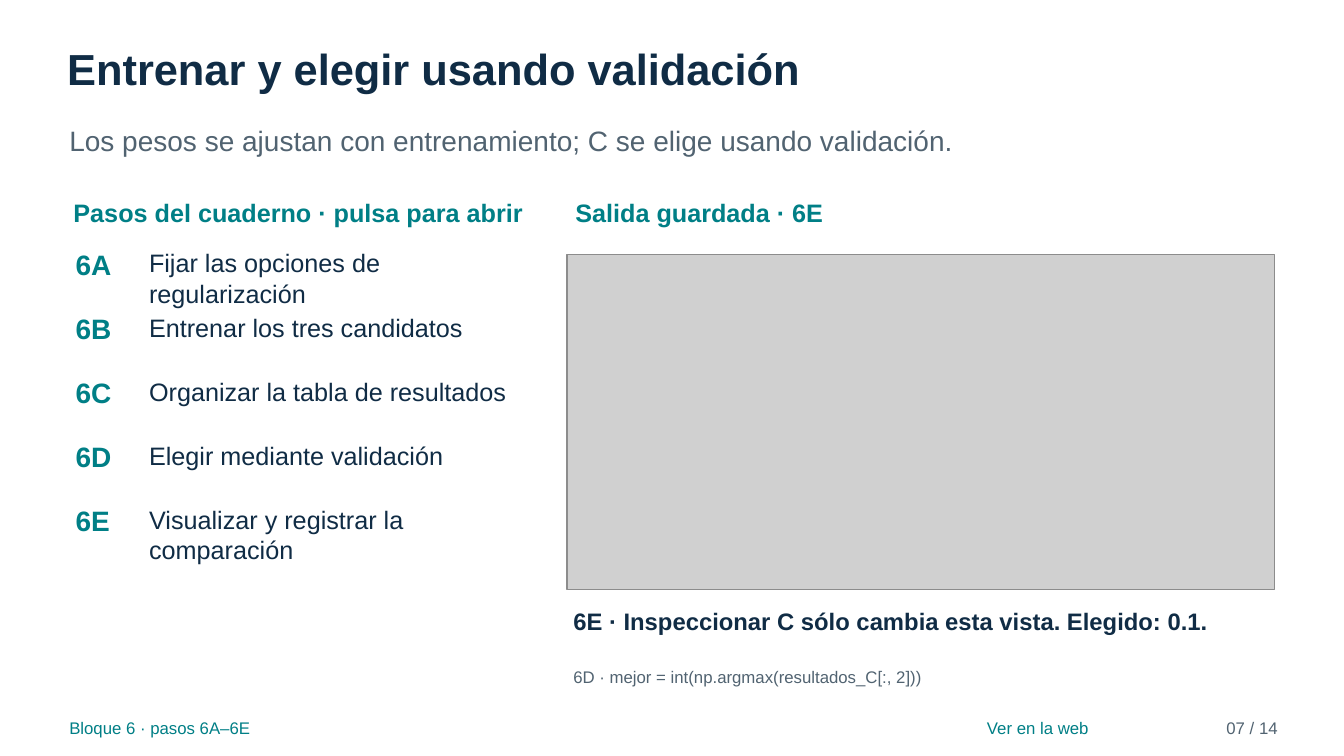
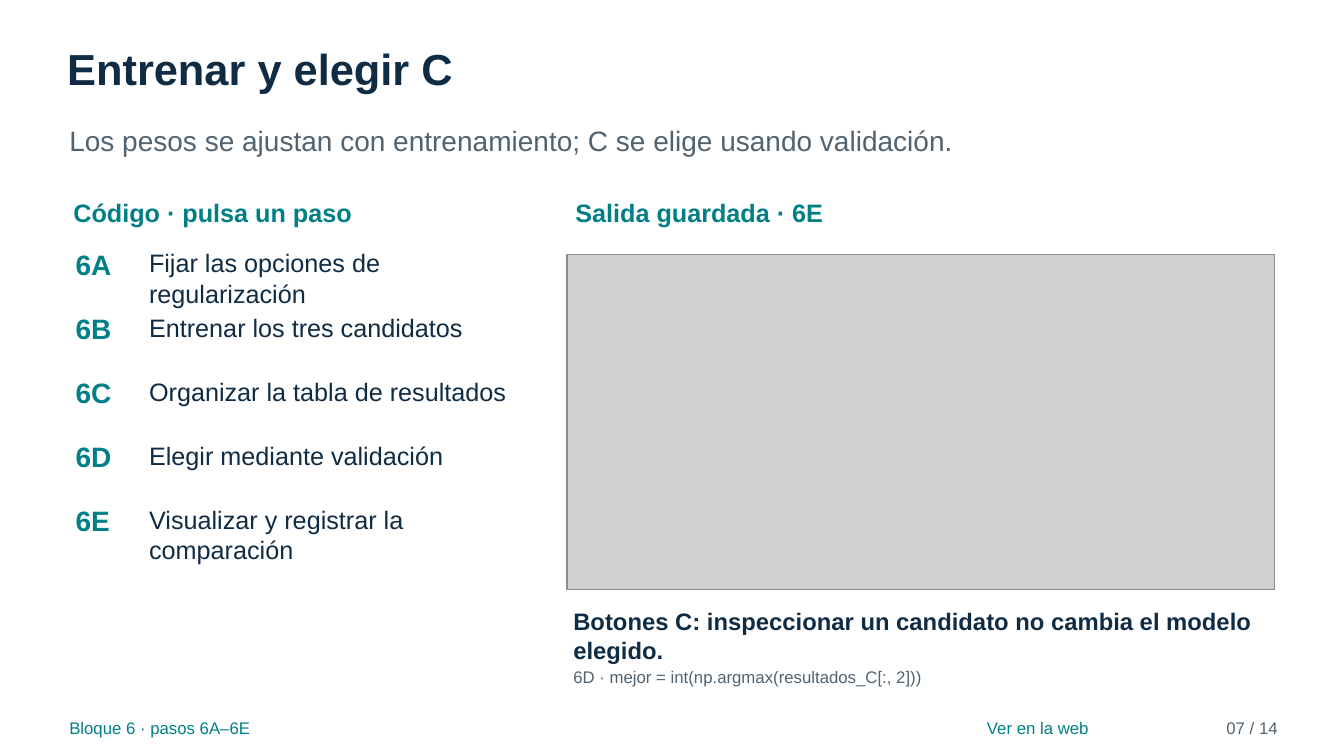
Before and after one commit to FisikMedik/taller-imagenes-medicas-python, a slide deck: slide 7 of Presentacion_modulo_ML.pptx. Drawn at 1344x756 pixels with LibreOffice and Linux fonts; fonts in the diff are those of the drawing; grey boxes stand for pictures. Boxes give left, top, right and bottom in pixels: in the first picture for what was removed or moved away, otherwise in the second. Text is boxed around its words. In the diff, an @@ line names an element or a change of style, - is before the commit and + after.

Commit message:
Explica ML paso a paso y anima el filtro 3×3
Reescribe las explicaciones junto al código, conecta píxeles, pesos y predicción, y usa botones para las demostraciones. Añade un filtro 3×3 con cálculo de cada salida. Elimina agendas y referencias internas repetidas; sincroniza cuadernos, tutorial, manuales, fuentes y presentaciones como documentación del taller realizado el 26 de noviembre a las 13:30 en Honduras.

```diff
--- a/Presentacion_modulo_ML.pptx
+++ b/Presentacion_modulo_ML.pptx
@@ text at (67,53,452,93): text changed @@
-Entrenar y elegir usando validación
+Entrenar y elegir C
@@ text at (73,203,352,228): text changed @@
-Pasos del cuaderno · pulsa para abrir
+Código · pulsa un paso
@@ text at (573,612,1251,664): text changed @@
-6E · Inspeccionar C sólo cambia esta vista. Elegido: 0.1.
+Botones C: inspeccionar un candidato no cambia el modelo elegido.
```
Also in this commit, not shown: 13 other slides changed, 18 other files.
